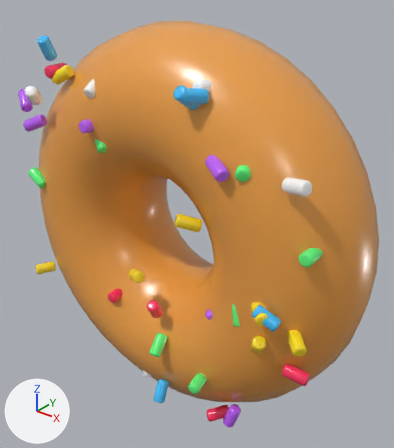
The glTF model Assets/Resources/Toon/Food/Donut.glb as it was, and as the next commit left it.
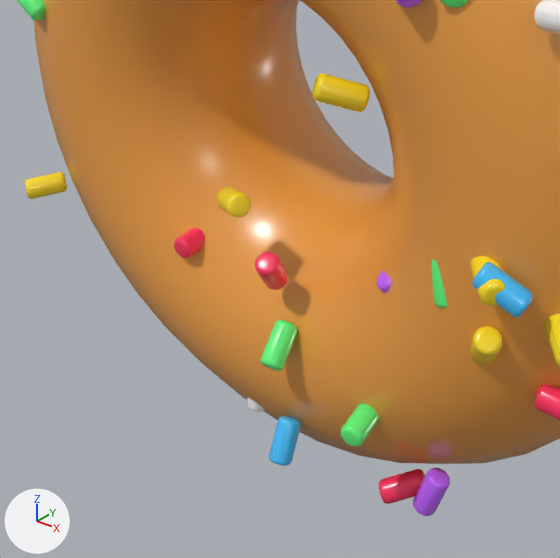
Old and new are each drawn whole from a 50 mm lens placed at (1.621, -1.944, 2.221), pointed at (0.112, -0.058, 1.052) and again close up on the part from 6% to 75% of the width and 40% to 100% of the height. Arrows for +X, +Y and +Z are at lower left; the lights stay in place. The last two pictures show the newer version. Where no turn or scale is listed for an object, it has been applied to the vertices.
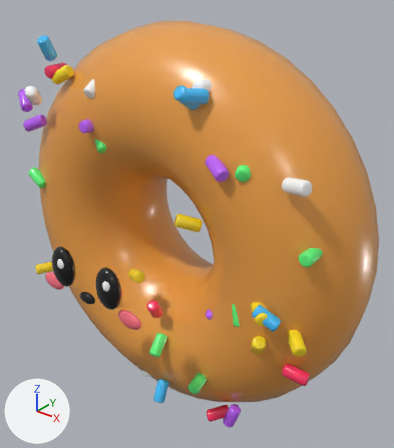
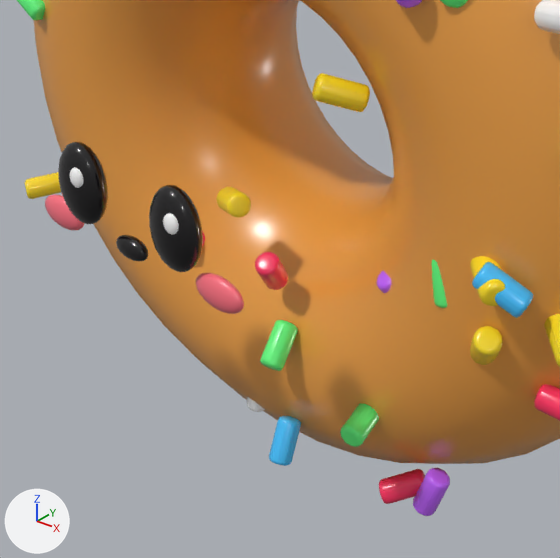
Location of each change, [x1, y1, x2, y2] in pixels of the close-ups (560 x 558 px):
'Sphere.003', added (black)
    after: [149, 185, 203, 272]
'Sphere', added (black)
    after: [58, 142, 108, 224]
'Sphere.005', added (red)
    after: [196, 273, 244, 314]
'Sphere.002', added (red)
    after: [45, 194, 84, 230]
'Sphere.006', added (black)
    after: [116, 235, 148, 261]
'Sphere.004', added
    after: [163, 213, 179, 235]
'Sphere.001', added
    after: [70, 168, 84, 188]

The change, as a diff of the scene's bpy script:
```diff
--- a/Assets/Resources/Toon/Food/Donut.glb.py
+++ b/Assets/Resources/Toon/Food/Donut.glb.py
@@ ob_sphere_006 @@
+ob_sphere_006 = bpy.data.objects.new('Sphere.006', me_sphere_006)  # a UV sphere (24 segments, 12 rings, poles along z) spanning x -0.0455..0.0455, y -0.6995..-0.6605, z 0.87..0.922; in mat_food_eyek (black #0e0b0e)
+ob_sphere_006.location = (0.0, 0.0, 0.0)
@@ ob_sphere_005 @@
+ob_sphere_005 = bpy.data.objects.new('Sphere.005', me_sphere_005)  # a UV sphere (24 segments, 12 rings, poles along z) spanning x 0.1781..0.3081, y -0.6865..-0.6475, z 0.844..0.922; in mat_food_blushk (red #ff7282)
+ob_sphere_005.location = (0.0, 0.0, 0.0)
@@ ob_sphere_004 @@
+ob_sphere_004 = bpy.data.objects.new('Sphere.004', me_sphere_004)  # a UV sphere (24 segments, 12 rings, poles along z) spanning x 0.1417..0.1833, y -0.719..-0.693, z 1.0065..1.0585; in mat_food_eyew (white #ffffff)
+ob_sphere_004.location = (0.0, 0.0, 0.0)
@@ ob_sphere_003 @@
+ob_sphere_003 = bpy.data.objects.new('Sphere.003', me_sphere_003)  # a UV sphere (24 segments, 12 rings, poles along z) spanning x 0.078..0.208, y -0.719..-0.641, z 0.903..1.097; in mat_food_eyek (black #0e0b0e)
+ob_sphere_003.location = (0.0, 0.0, 0.0)
@@ ob_sphere_002 @@
+ob_sphere_002 = bpy.data.objects.new('Sphere.002', me_sphere_002)  # a UV sphere (24 segments, 12 rings, poles along z) spanning x -0.3081..-0.1781, y -0.6865..-0.6475, z 0.844..0.922; in mat_food_blushk (red #ff7282)
+ob_sphere_002.location = (0.0, 0.0, 0.0)
@@ ob_sphere_001 @@
+ob_sphere_001 = bpy.data.objects.new('Sphere.001', me_sphere_001)  # a UV sphere (24 segments, 12 rings, poles along z) spanning x -0.1443..-0.1027, y -0.719..-0.693, z 1.0065..1.0585; in mat_food_eyew (white #ffffff)
+ob_sphere_001.location = (0.0, 0.0, 0.0)
@@ ob_sphere @@
+ob_sphere = bpy.data.objects.new('Sphere', me_sphere)  # a UV sphere (24 segments, 12 rings, poles along z) spanning x -0.208..-0.078, y -0.719..-0.641, z 0.903..1.097; in mat_food_eyek (black #0e0b0e)
+ob_sphere.location = (0.0, 0.0, 0.0)
```
